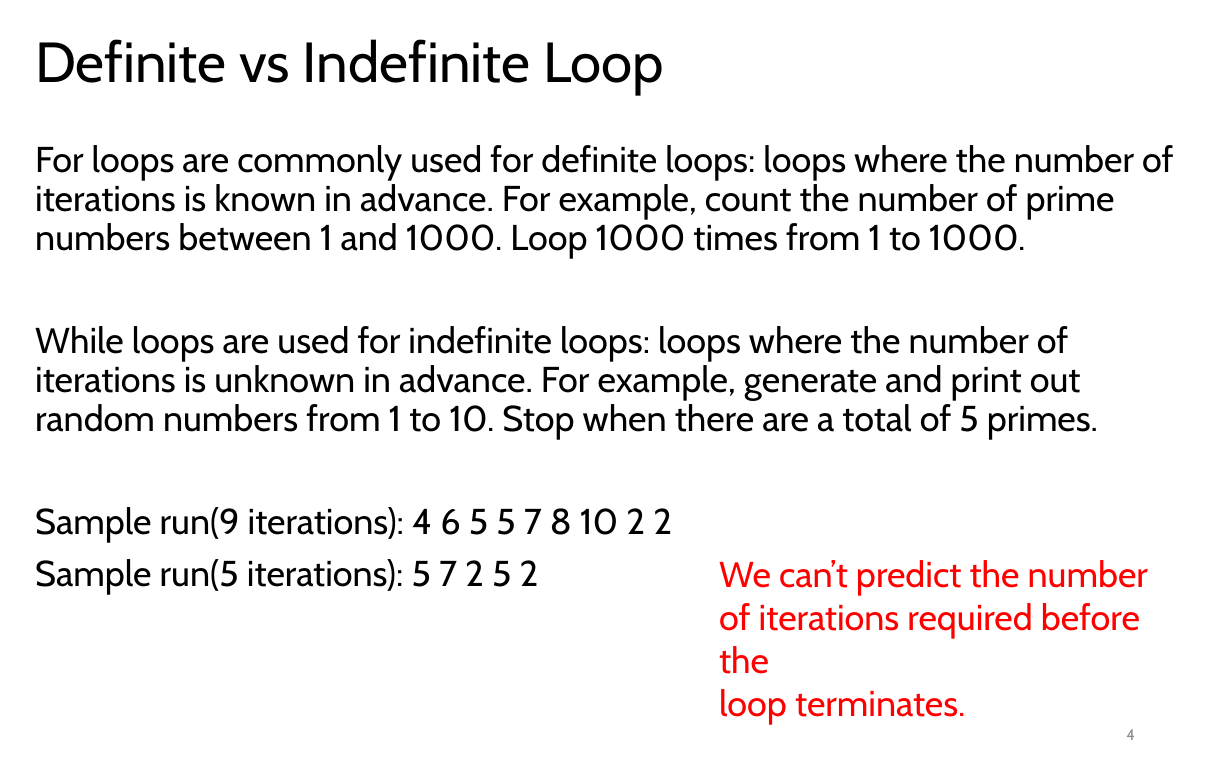
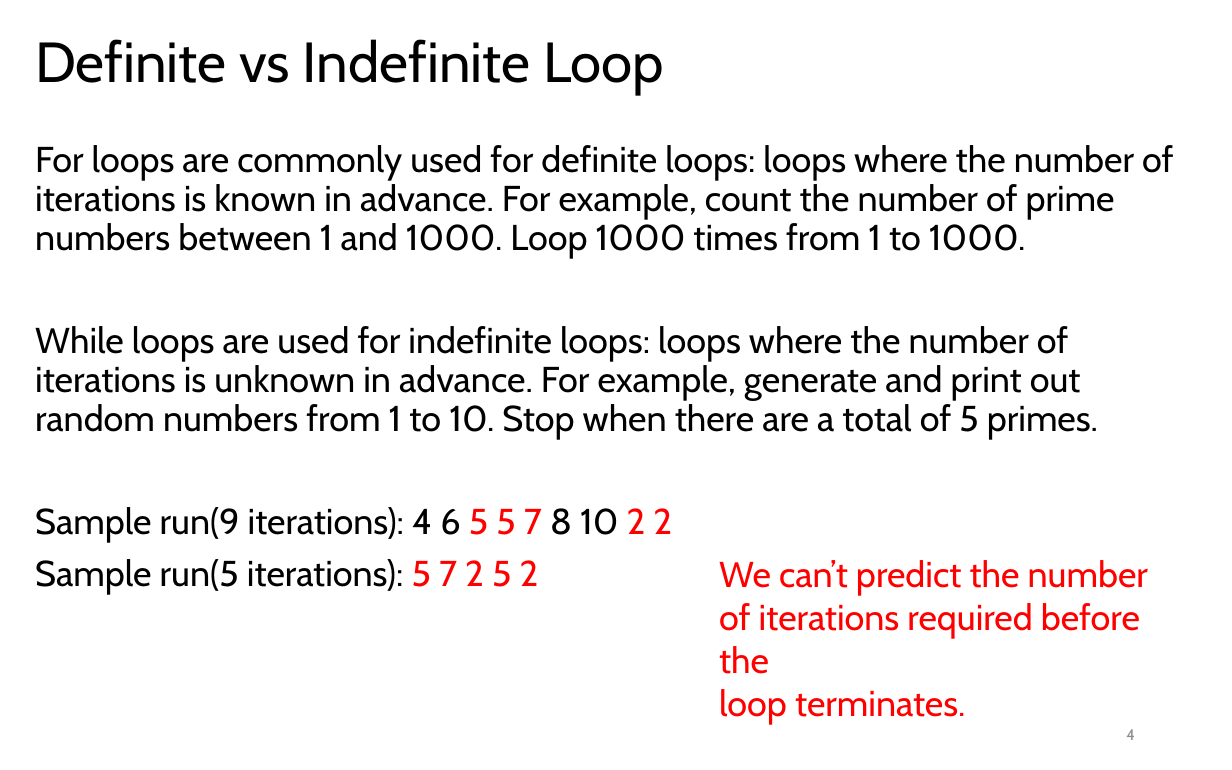
Before and after one commit to LongBaoNguyen/longbaonguyen.github.io, a slide deck: slide 4 of courses/apcsp/lect7.pptx. Drawn at 1232x770 pixels with LibreOffice and Linux fonts; fonts in the diff are those of the drawing. Boxes give left, top, right and bottom in pixels: in the first picture for what was removed or moved away, otherwise in the second. Text is boxed around its words. In the diff, an @@ line names an element or a change of style, - is before the commit and + after.

```diff
--- a/courses/apcsp/lect7.pptx
+++ b/courses/apcsp/lect7.pptx
@@ text at [35, 507, 672, 595]: text colour #000000 to #FF0000 in "5 5 7 2 2", "5 7 2 5 2" @@
```
Also in this commit, not shown: 1 other file.
